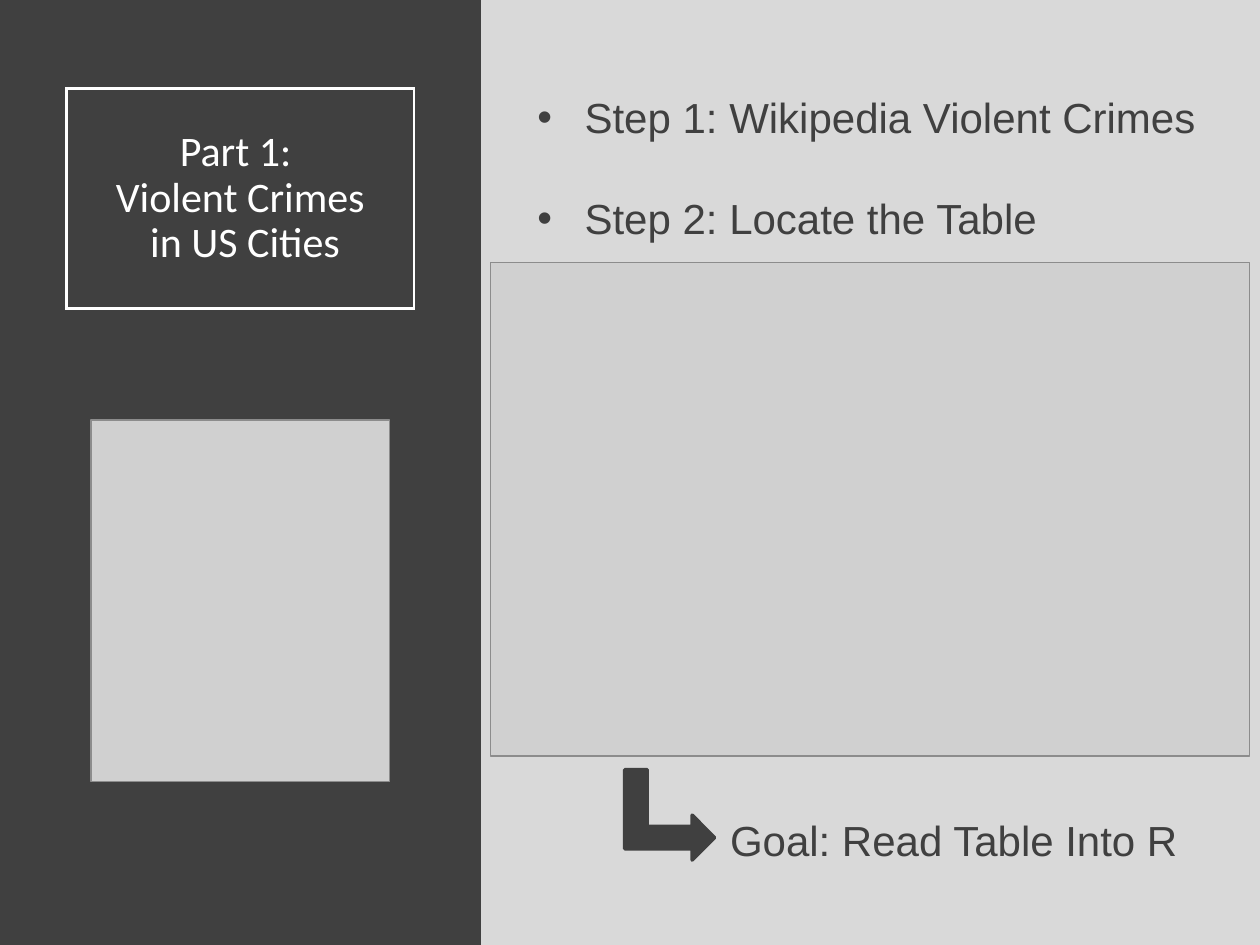
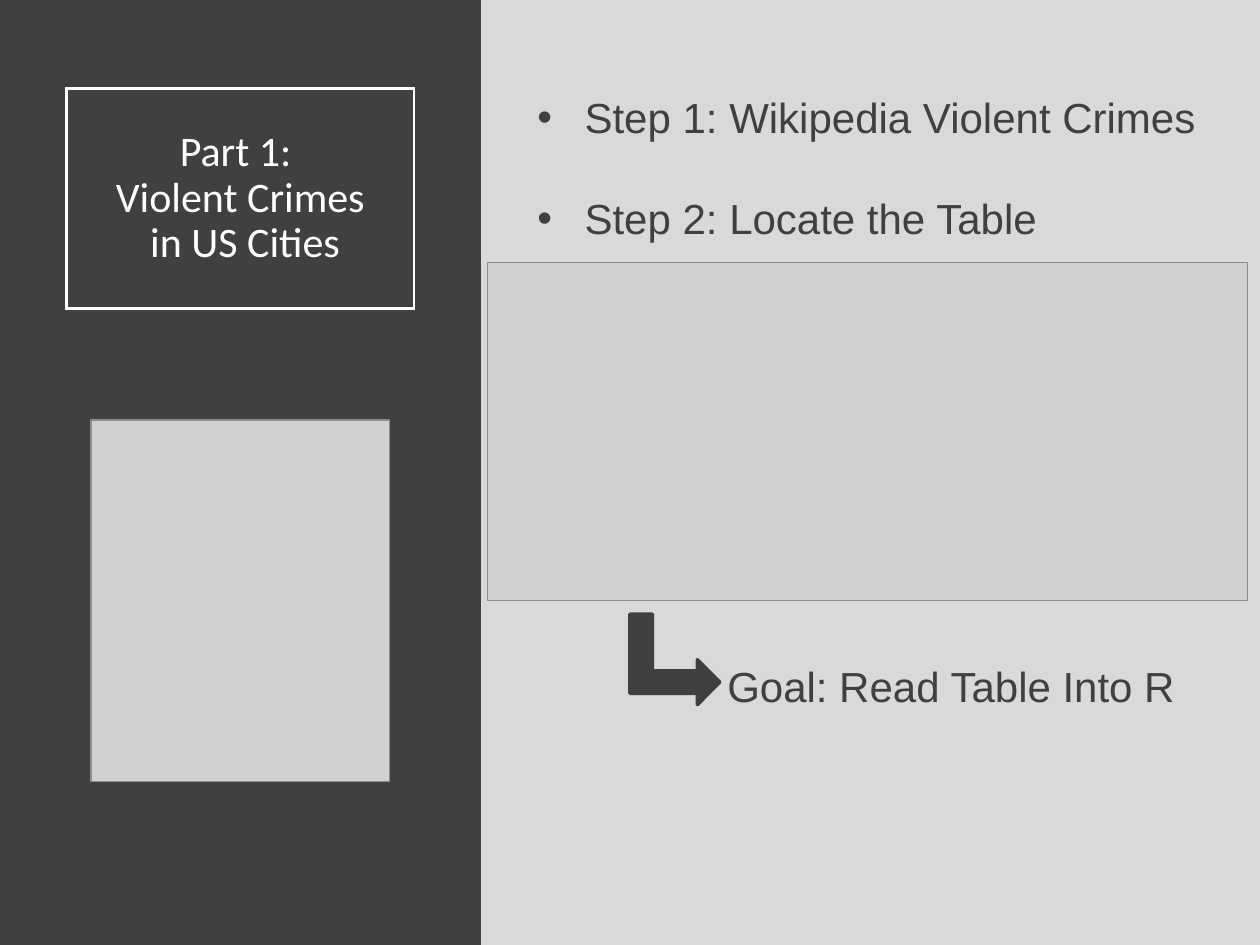
Before and after one commit to Yixf-Self/STOR320_WEBSITE, a slide deck: slide 9 of Lecture/Web Scraping 1/Web_Scraping_1_Lecture.pptx. Drawn at 1260x945 pixels with LibreOffice and Linux fonts; fonts in the diff are those of the drawing; grey boxes stand for pictures. Boxes give left, top, right and bottom in pixels: in the first picture for what was removed or moved away, otherwise in the second. Text is boxed around its words. In the diff, an @@ line names an element or a change of style, - is before the commit and + after.

```diff
--- a/Lecture/Web Scraping 1/Web_Scraping_1_Lecture.pptx
+++ b/Lecture/Web Scraping 1/Web_Scraping_1_Lecture.pptx
@@ picture: place and size @@
-picture at [490,262,1249,756]
+picture at [488,262,1247,600]
@@ bent up arrow: place and size @@
-bent up arrow at [626,769,715,860]
+bent up arrow at [631,614,720,705]
@@ text "Goal: Read Table Into R": place and size @@
-text "Goal: Read Table Into R" at [730,825,1177,857]
+text "Goal: Read Table Into R" at [727,671,1174,703]
```
Also in this commit, not shown: 1 other slide changed, 6 other files.
